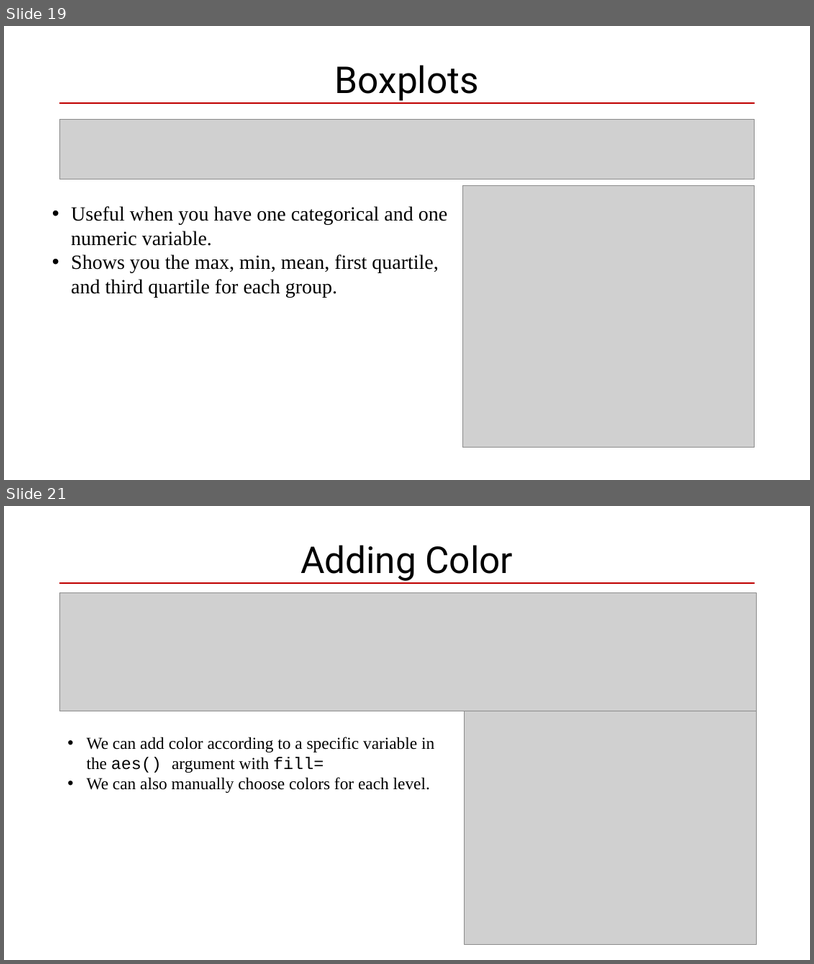
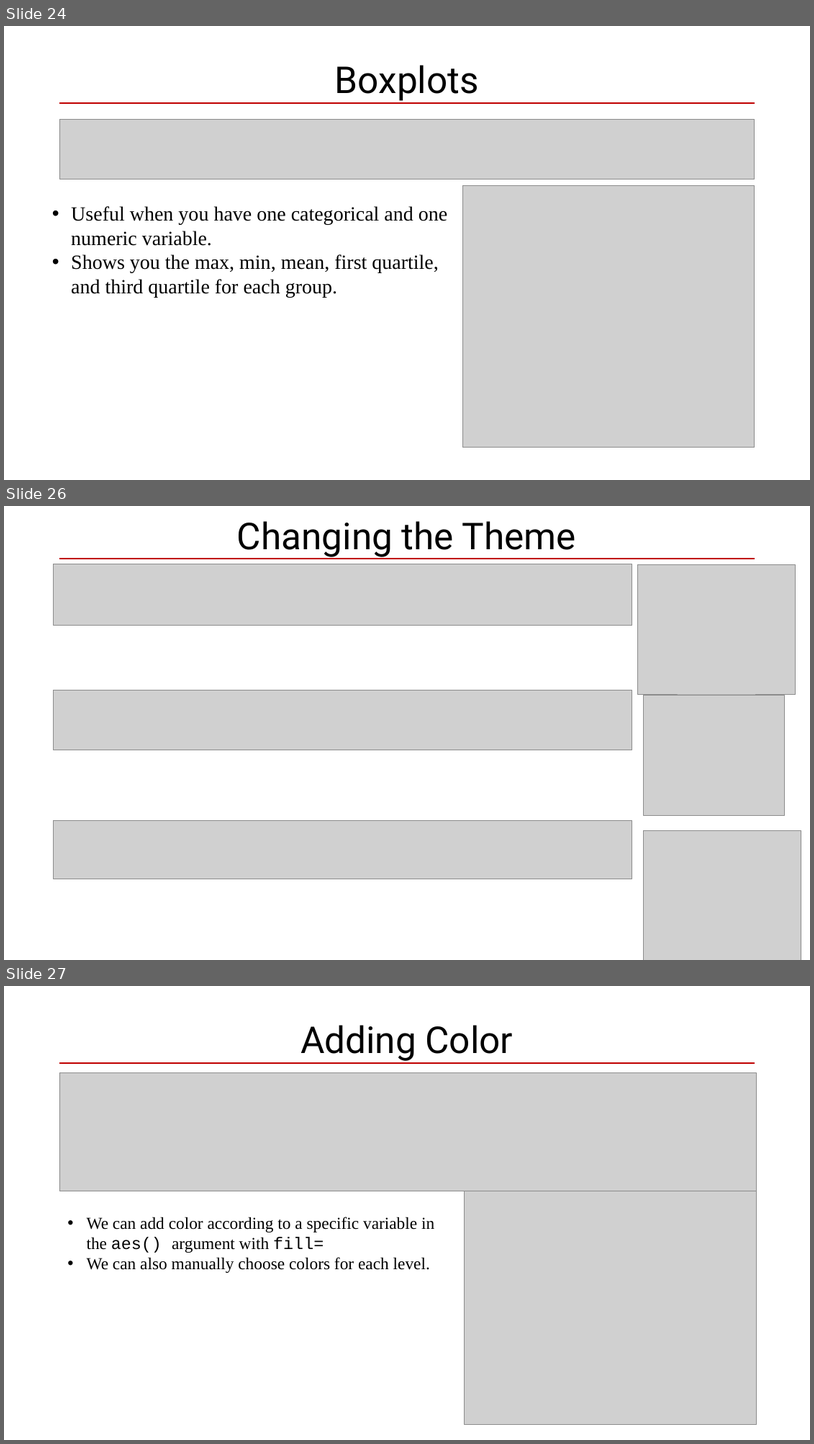
Before and after one commit to taylor-hill23/summer-ri-workshop-quarto, a slide deck: materials/class-slide-day3-powerpoint.pptx. Shown one above the other, each under a label of ours: slides 19 and 21 before the commit, slides 24, 26 and 27 after it; the slides between them are not shown. The pictures are 814x964 and 814x1444 pixels, drawn with LibreOffice and Linux fonts; fonts in the diff are those of the drawing; grey boxes stand for pictures. Boxes give left, top, right and bottom in pixels: in the first picture for what was removed or moved away, otherwise in the second. Text is boxed around its words. In the diff, an @@ line names an element or a change of style, - is before the commit and + after.

```diff
--- a/materials/class-slide-day3-powerpoint.pptx
+++ b/materials/class-slide-day3-powerpoint.pptx
@@ slide 26 added at <box>4,506,810,960</box>, background #FFFFFF @@
@@ title added at <box>237,521,576,557</box>, 44 pt, text #000000 @@
+Changing the Theme
@@ picture added at <box>54,564,632,625</box> @@
@@ line added from (59, 559) to (756, 559), #C00000 1.5 pt @@
@@ picture added at <box>638,565,796,694</box> @@
@@ picture added at <box>54,690,632,750</box> @@
@@ picture added at <box>644,695,785,815</box> @@
@@ picture added at <box>54,821,632,879</box> @@
@@ picture added at <box>643,830,802,960</box> @@
@@ what was slide 19 is now slide 24 @@
@@ what was slide 21 is now slide 27 @@
```
Also in this commit, not shown: 4 slides changed, 6 other slides added.
